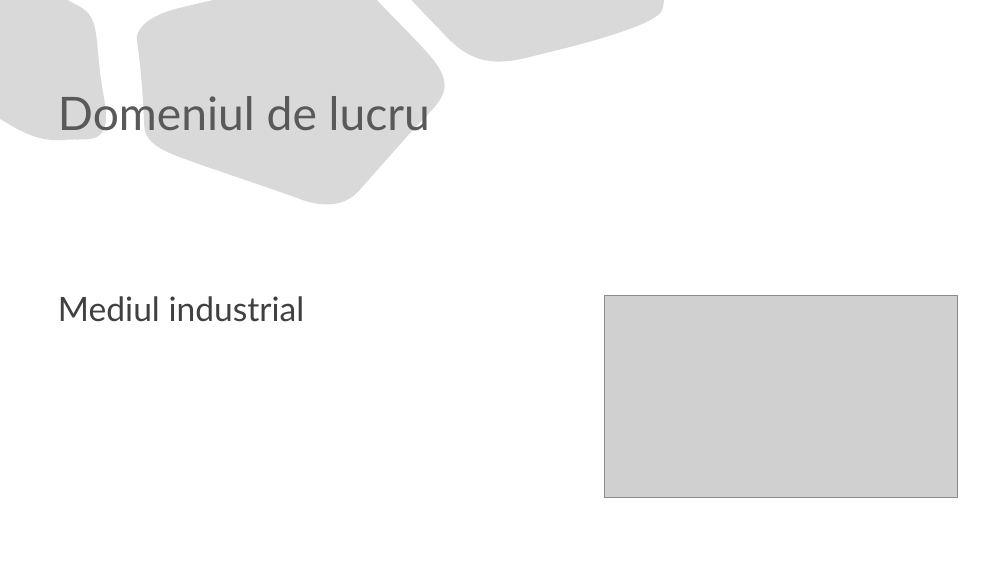
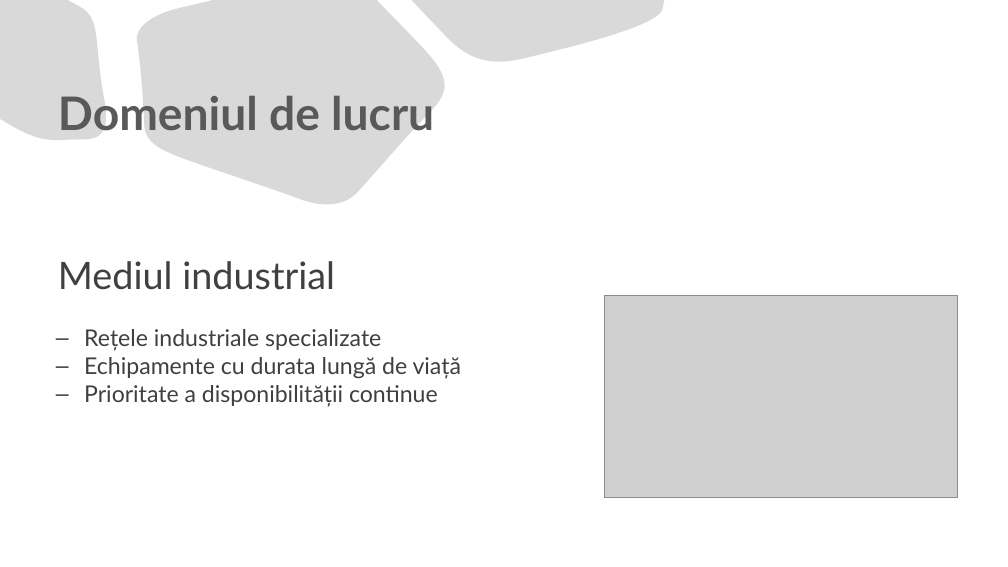
Before and after one commit to TheodorPredescu/Intrusion-Detection-and-Prevention-System, a slide deck: slide 2 of document/scss/prezentare_scss.pptx. Drawn at 1008x567 pixels with LibreOffice and Linux fonts; fonts in the diff are those of the drawing; grey boxes stand for pictures. Boxes give left, top, right and bottom in pixels: in the first picture for what was removed or moved away, otherwise in the second. Text is boxed around its words. In the diff, an @@ line names an element or a change of style, - is before the commit and + after.

```diff
--- a/document/scss/prezentare_scss.pptx
+++ b/document/scss/prezentare_scss.pptx
@@ title "Domeniul de lucru" at box(58, 95, 434, 131): bold on @@
@@ text "Mediul industrial": place and size @@
-text "Mediul industrial" at box(58, 296, 305, 322)
+text "Mediul industrial" at box(58, 261, 335, 290)
@@ text "Mediul industrial" at box(58, 261, 335, 290): size 32 to 36 pt @@
@@ text added at box(84, 329, 461, 407), 22 pt, text #404040 @@
+– Rețele industriale specializate
+– Echipamente cu durata lungă de viață
+– Prioritate a disponibilității continue
```
Also in this commit, not shown: 6 other slides changed, 1 slide added, 2 other files.
